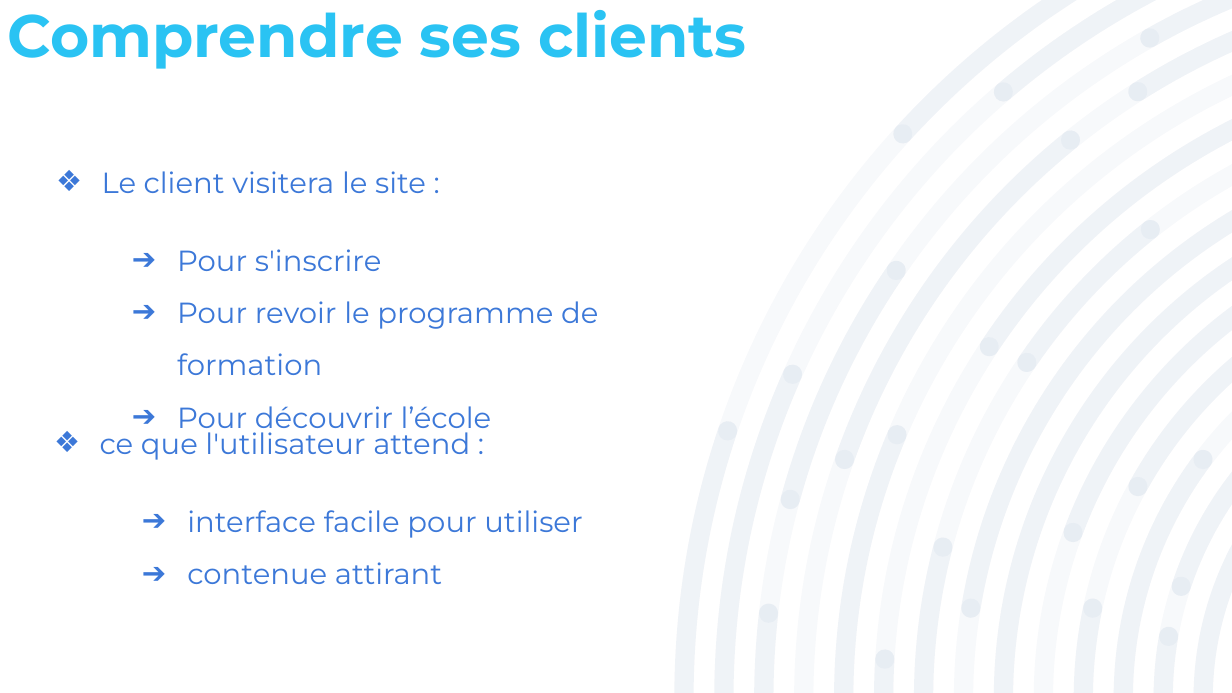
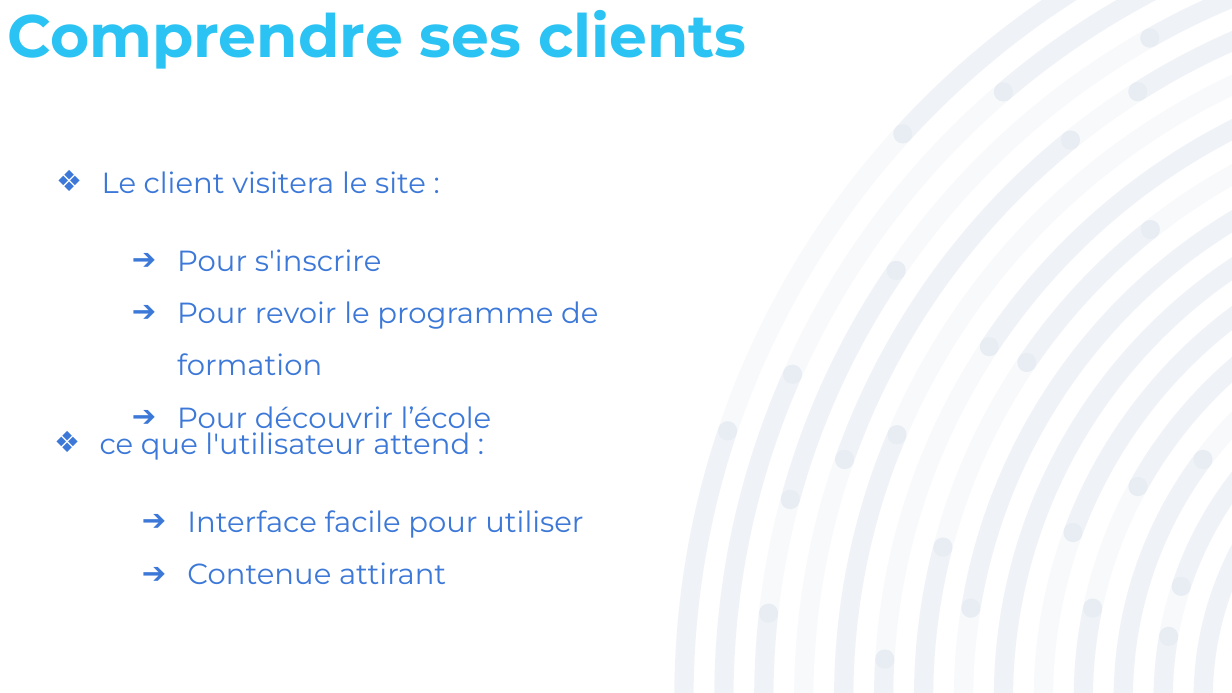
Before and after one commit to CHAHBAR-SOUFIANE/Projet_5_Mise-niveau_solicode.co, a slide deck: slide 5 of Présentation/Projet_5.pptx. Drawn at 1232x693 pixels with LibreOffice and Linux fonts; fonts in the diff are those of the drawing. Boxes give left, top, right and bottom in pixels: in the first picture for what was removed or moved away, otherwise in the second. Text is boxed around its words. In the diff, an @@ line names an element or a change of style, - is before the commit and + after.

```diff
--- a/Présentation/Projet_5.pptx
+++ b/Présentation/Projet_5.pptx
@@ text at bbox=[187, 510, 583, 584]: text changed @@
-➔ interface facile pour utiliser
-➔ contenue attirant
+➔ Interface facile pour utiliser
+➔ Contenue attirant
```
Also in this commit, not shown: 1 other slide changed.
